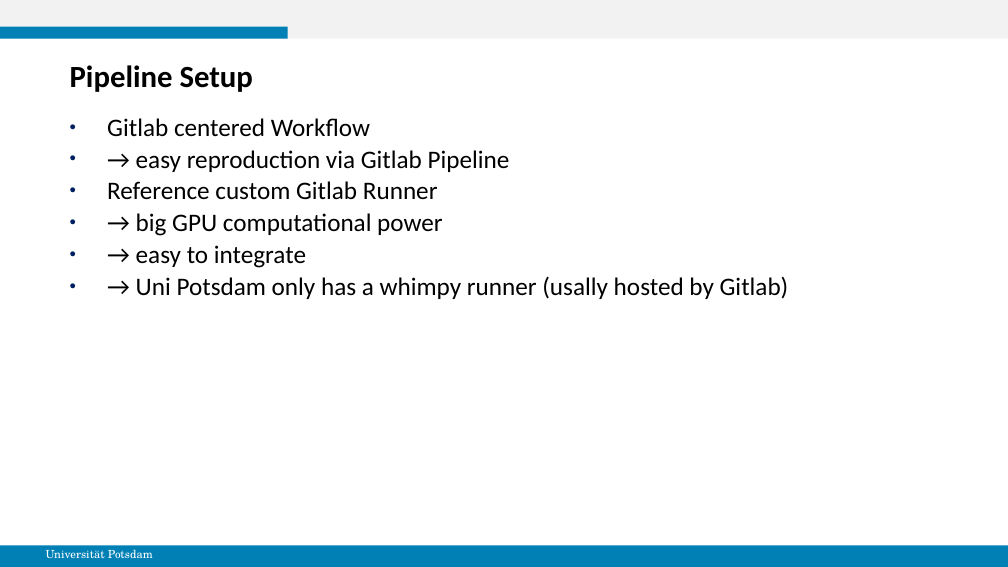
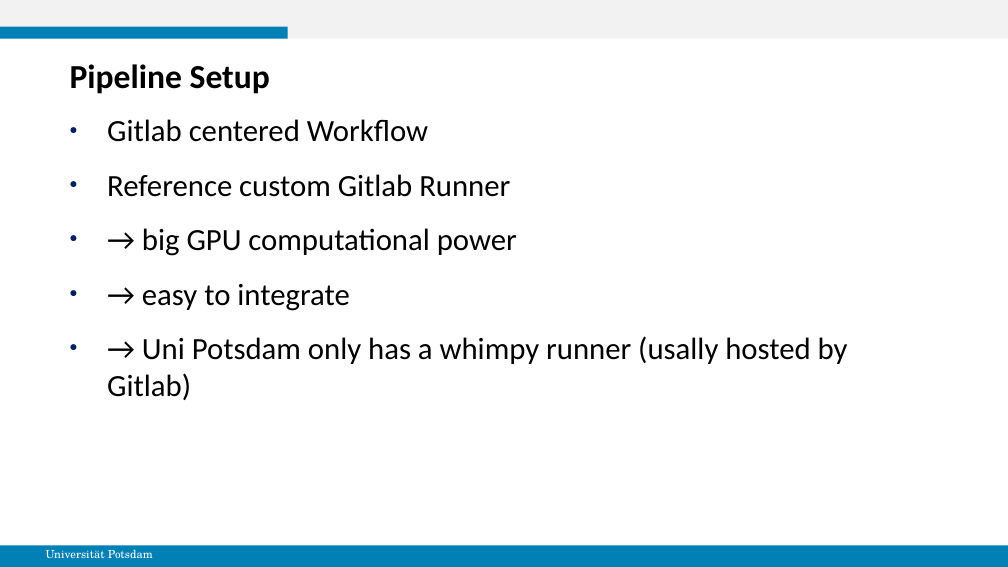
Before and after one commit to gespel/WoodProductionTrends, a slide deck: slide 5 of ProjektVorstellung.odp. Drawn at 1008x567 pixels with LibreOffice and Linux fonts; fonts in the diff are those of the drawing. Boxes give left, top, right and bottom in pixels: in the first picture for what was removed or moved away, otherwise in the second. Text is boxed around its words. In the diff, an @@ line names an element or a change of style, - is before the commit and + after.

Commit message:
bla

```diff
--- a/ProjektVorstellung.odp
+++ b/ProjektVorstellung.odp
@@ title "Pipeline Setup" at (70, 64, 270, 94): size 22 to 24 pt @@
@@ text "Gitlab centered Workflow" at (107, 119, 848, 400): size 18 to 22 pt; more space between paragraphs @@
@@ text at (136, 150, 510, 172): paragraph removed @@
-● → easy reproduction via Gitlab Pipeline
```
Also in this commit, not shown: 3 other slides changed, 1 slide added.
